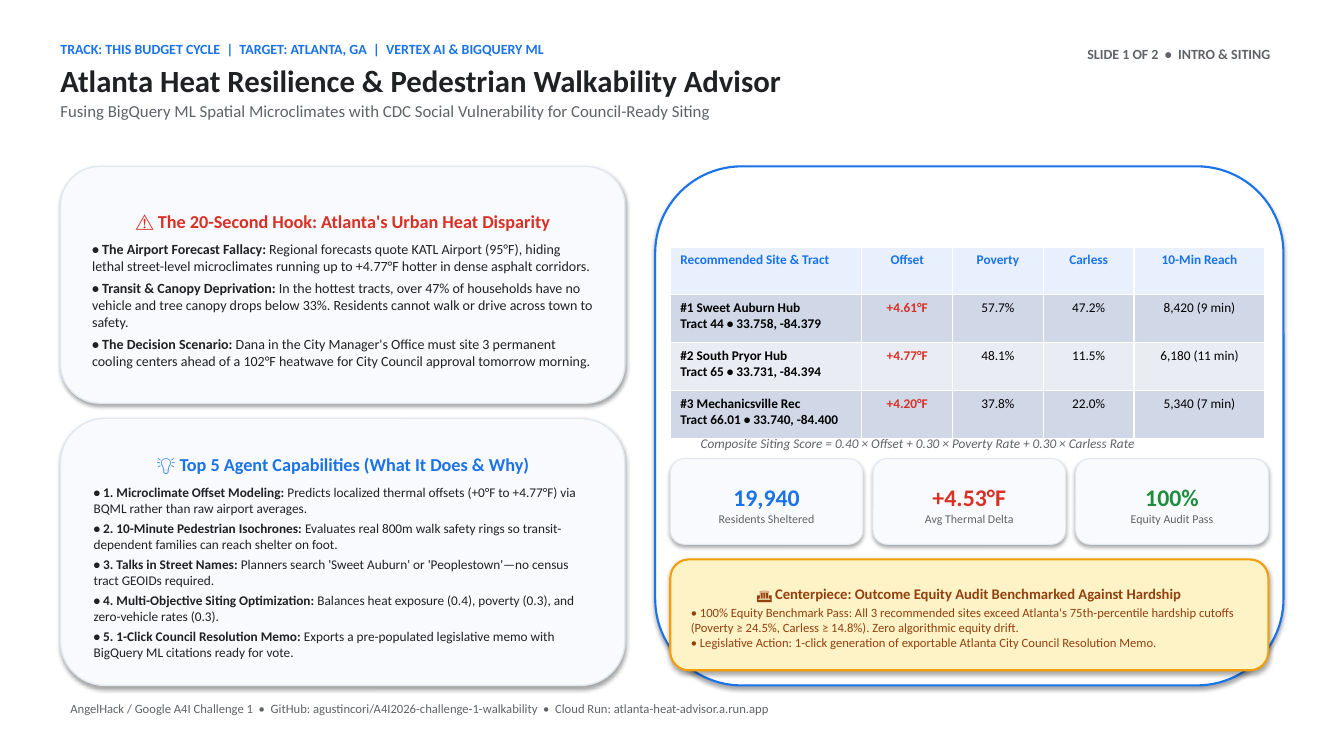
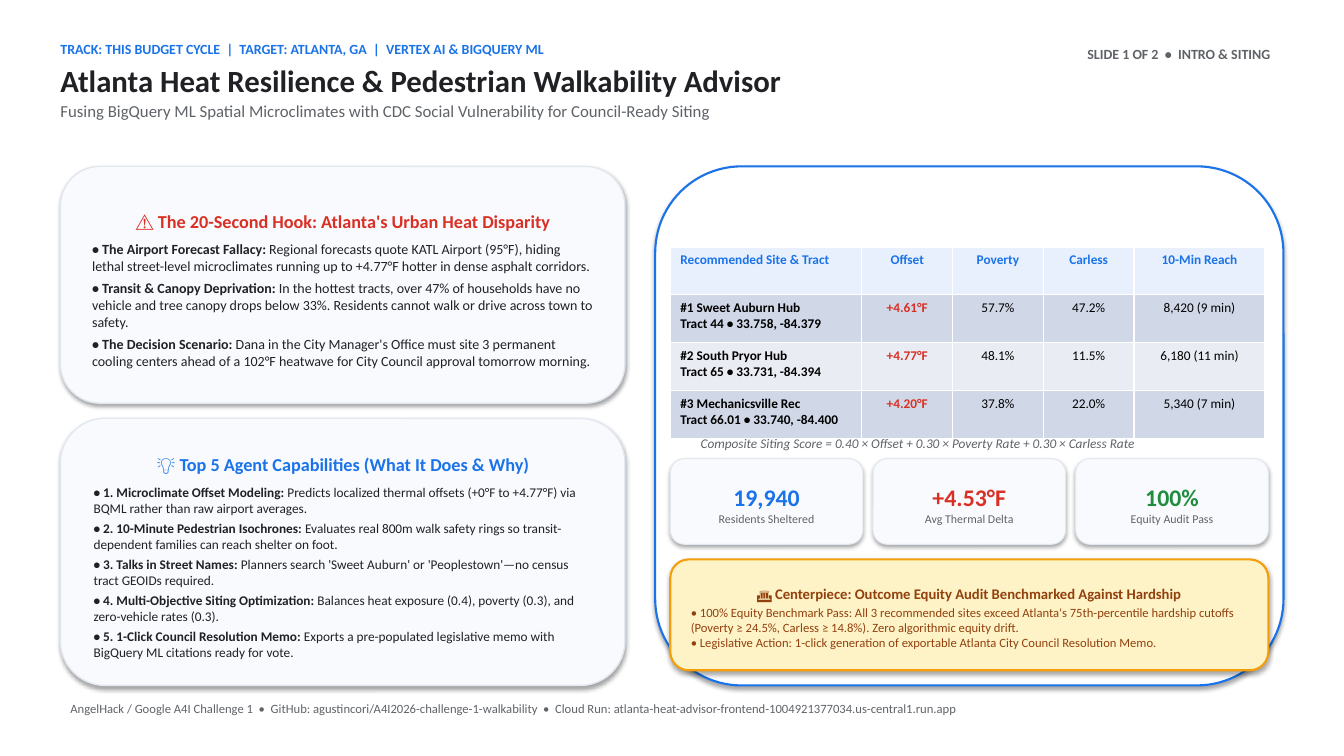
Before and after one commit to agustincori/A4I2026-challenge-1-walkability, a slide deck: slide 1 of docs/Atlanta_Heat_Resilience_2_Slide_Deck.pptx. Drawn at 1344x756 pixels with LibreOffice and Linux fonts; fonts in the diff are those of the drawing. Boxes give left, top, right and bottom in pixels: in the first picture for what was removed or moved away, otherwise in the second. Text is boxed around its words. In the diff, an @@ line names an element or a change of style, - is before the commit and + after.

```diff
--- a/docs/Atlanta_Heat_Resilience_2_Slide_Deck.pptx
+++ b/docs/Atlanta_Heat_Resilience_2_Slide_Deck.pptx
@@ text at [70, 704, 956, 715]: text changed @@
-AngelHack / Google A4I Challenge 1 • GitHub: agustincori/A4I2026-challenge-1-walkability • Cloud Run: atlanta-heat-advisor.a.run.app
+AngelHack / Google A4I Challenge 1 • GitHub: agustincori/A4I2026-challenge-1-walkability • Cloud Run: atlanta-heat-advisor-frontend-1004921377034.us-central1.run.app
```
Also in this commit, not shown: 1 other slide changed, 6 other files.
